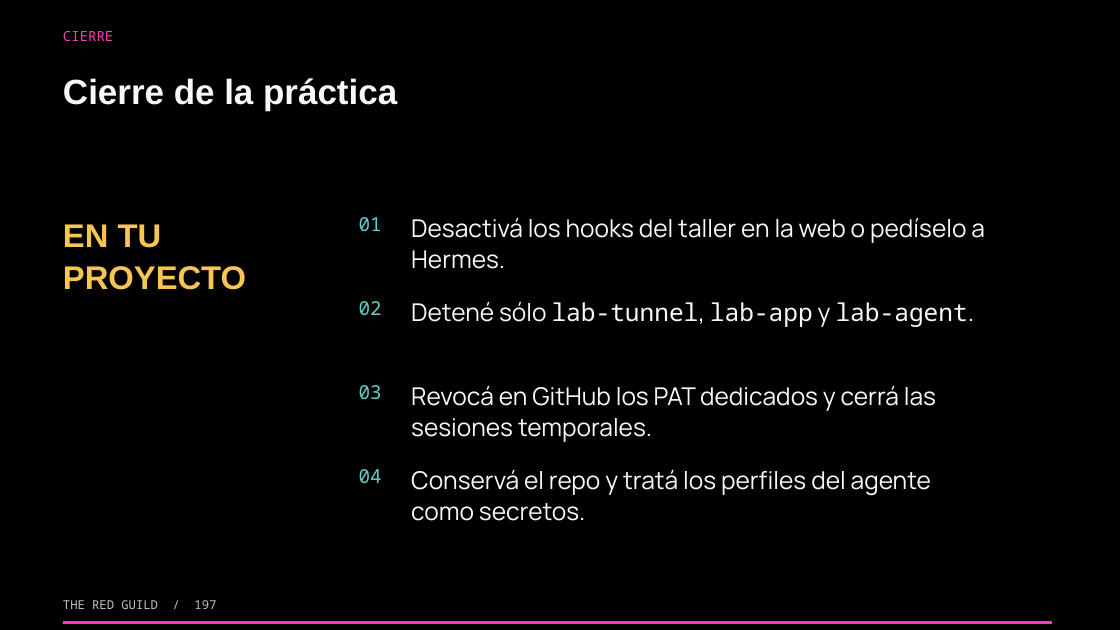
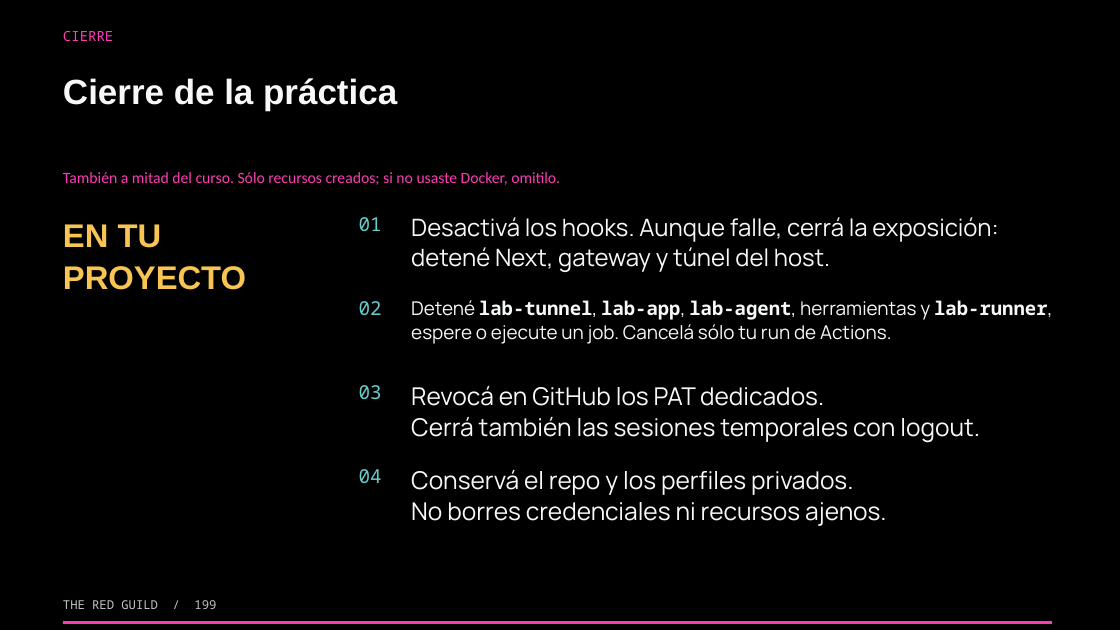
Before and after one commit to theredguild/github-ai-automation-lab, a slide deck: slide 199 of slides/workshop.pptx (slide 197 before the commit). Drawn at 1120x630 pixels with LibreOffice and Linux fonts; fonts in the diff are those of the drawing. Boxes give left, top, right and bottom in pixels: in the first picture for what was removed or moved away, otherwise in the second. Text is boxed around its words. In the diff, an @@ line names an element or a change of style, - is before the commit and + after.

```diff
--- a/slides/workshop.pptx
+++ b/slides/workshop.pptx
@@ text added at (63,172,560,185), 13.5 pt, text #FC3CB5 @@
+También a mitad del curso. Sólo recursos creados; si no usaste Docker, omitilo.
@@ text at (411,217,998,272): text changed; size 21 to 20.5 pt @@
-Desactivá los hooks del taller en la web o pedíselo a
-Hermes.
+Desactivá los hooks. Aunque falle, cerrá la exposición:
+detené Next, gateway y túnel del host.
@@ text at (411,300,1052,344): text changed; size 21 to 16.2 pt; font Noto Sans Mono to Manrope @@
-Detené sólo lab-tunnel, lab-app y lab-agent.
+Detené lab-tunnel, lab-app, lab-agent, herramientas y lab-runner,
+espere o ejecute un job. Cancelá sólo tu run de Actions.
@@ text at (411,386,980,442): text changed @@
-Revocá en GitHub los PAT dedicados y cerrá las
-sesiones temporales.
+Revocá en GitHub los PAT dedicados.
+Cerrá también las sesiones temporales con logout.
@@ text at (411,470,887,526): text changed @@
-Conservá el repo y tratá los perfiles del agente
-como secretos.
+Conservá el repo y los perfiles privados.
+No borres credenciales ni recursos ajenos.
@@ text at (63,600,216,609): text changed @@
-THE RED GUILD / 197
+THE RED GUILD / 199
```
Also in this commit, not shown: 197 other slides changed, 2 slides added, 1 other file.
